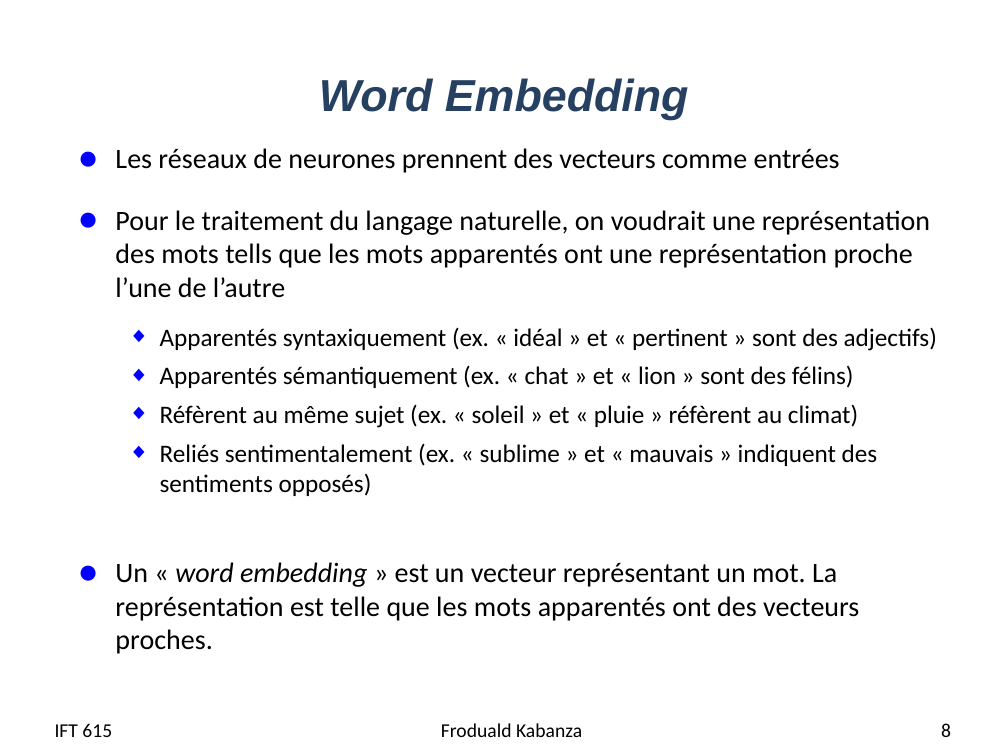
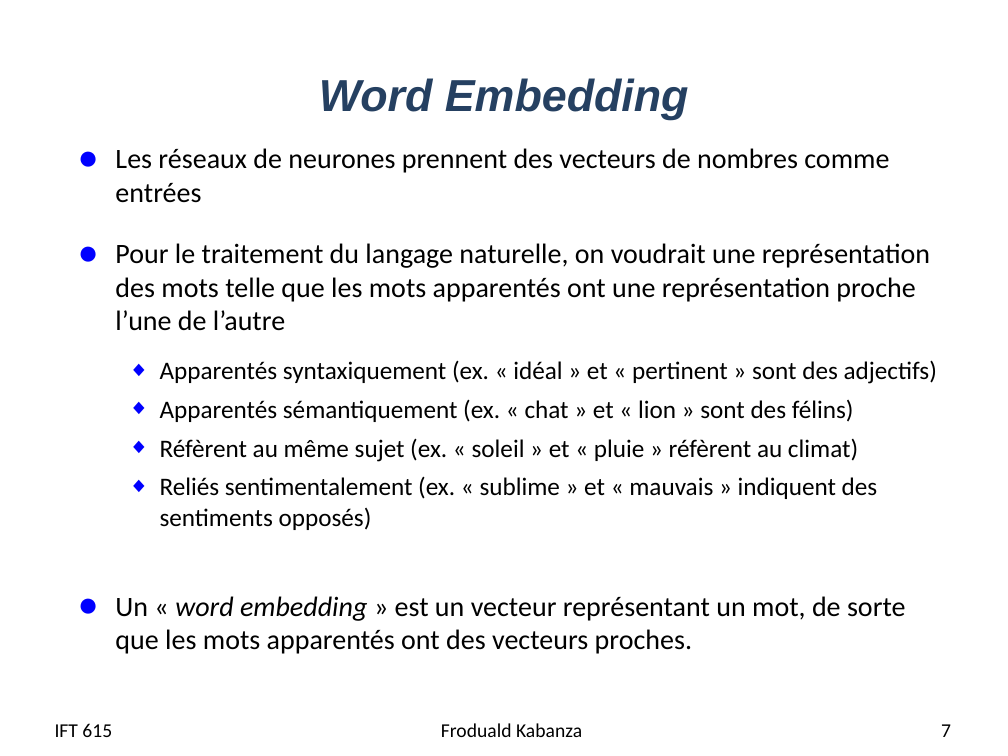
Before and after one commit to djeffkanda/djeffkanda.github.io, a slide deck: slide 7 of ift/assets/slides/ift615-07-Application - TLN - world embedding et etiquetage syntaxique.pptx (slide 8 before the commit). Drawn at 1008x756 pixels with LibreOffice and Linux fonts; fonts in the diff are those of the drawing. Boxes give left, top, right and bottom in pixels: in the first picture for what was removed or moved away, otherwise in the second. Text is boxed around its words. In the diff, an @@ line names an element or a change of style, - is before the commit and + after.

```diff
--- a/ift/assets/slides/ift615-07-Application - TLN - world embedding et etiquetage syntaxique.pptx
+++ b/ift/assets/slides/ift615-07-Application - TLN - world embedding et etiquetage syntaxique.pptx
@@ text at (115,148,930,331): text changed @@
-● Les réseaux de neurones prennent des vecteurs comme entrées
-● Pour le traitement du langage naturelle, on voudrait une représentation des mots tells que les mots apparentés ont une représentation proche l’une de l’autre
+● Les réseaux de neurones prennent des vecteurs de nombres comme entrées
+● Pour le traitement du langage naturelle, on voudrait une représentation des mots telle que les mots apparentés ont une représentation proche l’une de l’autre
@@ text at (115,596,906,654): text changed @@
-● Un « word embedding » est un vecteur représentant un mot. La représentation est telle que les mots apparentés ont des vecteurs proches.
+● Un « word embedding » est un vecteur représentant un mot, de sorte que les mots apparentés ont des vecteurs proches.
@@ page number at (941,724,951,737): text changed @@
-8
+7
```
Also in this commit, not shown: 14 other slides changed, 6 slides added, 1 slide removed, 5 other files.
